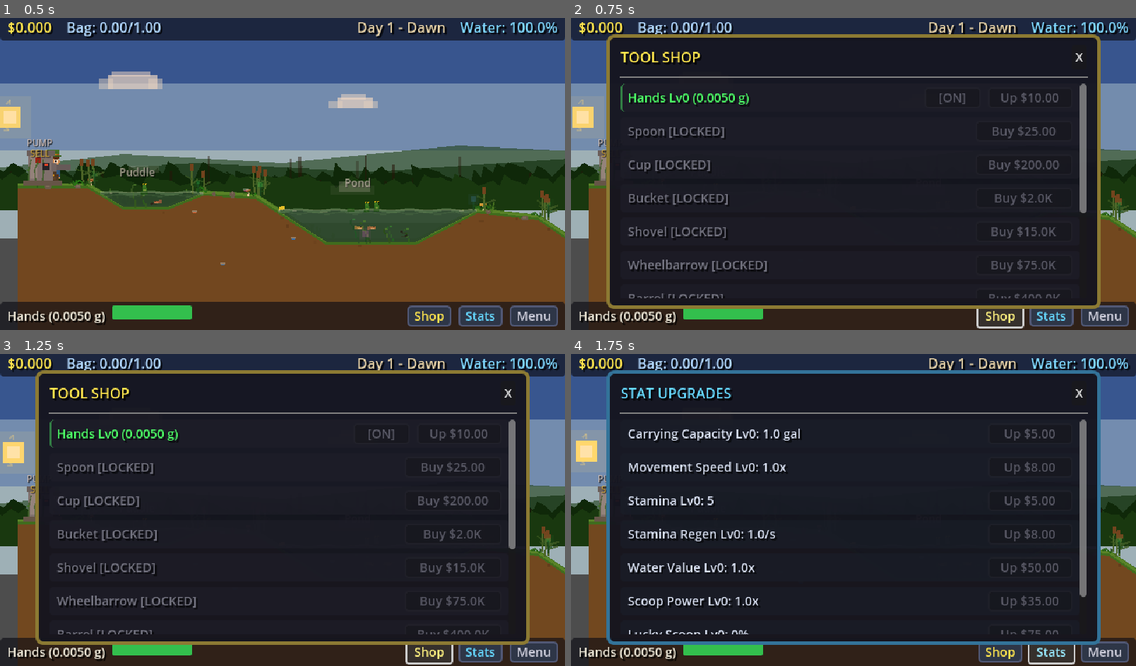
Above: before the commit, frames 1-4 (two rows, left to right).
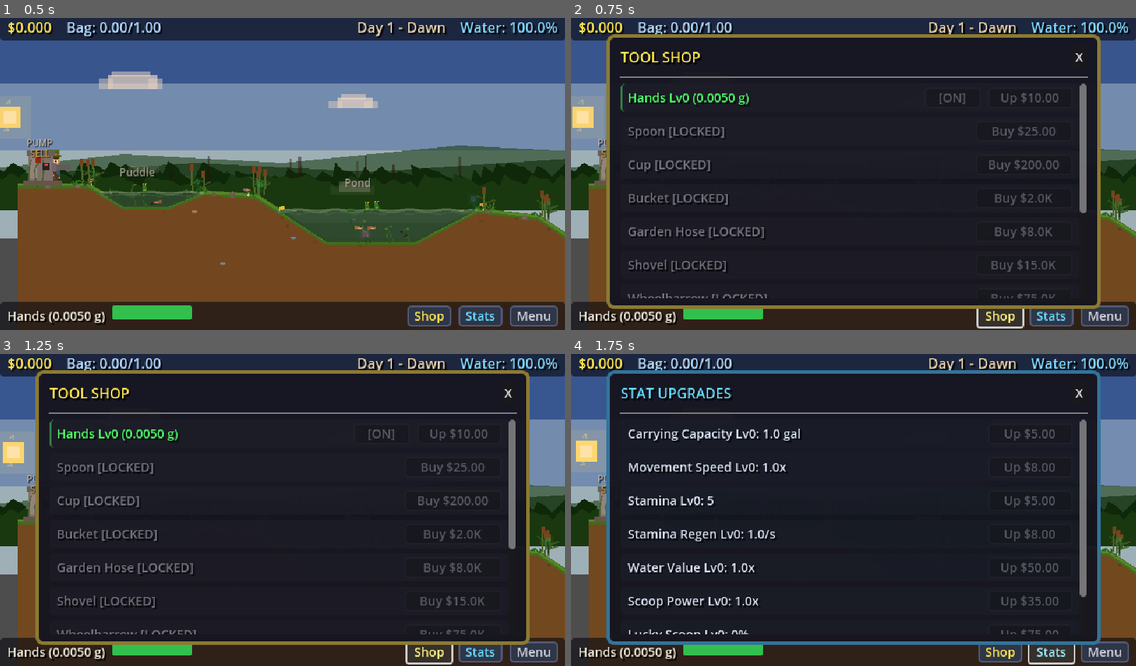
Above: after the commit, the same moments.

Repository: mattmascolo/DrainTheSwamp
Game: Godot game, scene res://scenes/main.tscn
Two runs of this game, one before a commit and one after it. Both use one fixed random seed, a clock stepped at 60 frames per second and the inputs below.
Inputs:
- Up to frame 1 (0.5 s): no input
- Up to frame 2 (0.75 s): click "Shop" at 0.5 s
- Up to frame 3 (1.25 s): no input
- Up to frame 4 (1.75 s): click "Stats" at 1.25 s

Frame 1 is identical in both runs. In frame 2, 1.3% of the frame differs, in the area x 10-87%, y 66-90%; in frame 3, 1.3%; in frame 4, nothing differs.

Commit message:
Fix panel buttons unclickable after pump activation, sort shop by cost
Panels were rebuilding every frame from pump's continuous money_changed
signal, destroying buttons mid-click. Now uses dirty flag + _process()
to refresh at most once per frame and only when visible. Shop sorts
tools by cost instead of hardcoded order field.

Co-Authored-By: Claude Opus 4.6 <noreply@anthropic.com>

Diff:
--- a/scripts/ui/pump_panel.gd
+++ b/scripts/ui/pump_panel.gd
@@ -3,11 +3,18 @@
 @onready var content: VBoxContainer = $MarginContainer/VBoxContainer/ScrollContainer/Content
 @onready var close_button: Button = $MarginContainer/VBoxContainer/TopBar/CloseButton
 
+var _dirty: bool = false
+
 func _ready() -> void:
 	close_button.pressed.connect(func() -> void: visible = false)
-	GameManager.money_changed.connect(func(_m: float) -> void: _refresh())
-	GameManager.pump_changed.connect(func() -> void: _refresh())
+	GameManager.money_changed.connect(func(_m: float) -> void: _dirty = true)
+	GameManager.pump_changed.connect(func() -> void: _dirty = true)
 	visible = false
+
+func _process(_delta: float) -> void:
+	if _dirty and visible:
+		_dirty = false
+		_refresh()
 
 func open() -> void:
 	visible = true
--- a/scripts/ui/shop_panel.gd
+++ b/scripts/ui/shop_panel.gd
@@ -3,13 +3,20 @@
 @onready var tool_list: VBoxContainer = $MarginContainer/VBoxContainer/ScrollContainer/ToolList
 @onready var close_button: Button = $MarginContainer/VBoxContainer/TopBar/CloseButton
 
+var _dirty: bool = false
+
 func _ready() -> void:
 	close_button.pressed.connect(func() -> void: visible = false)
-	GameManager.money_changed.connect(func(_m: float) -> void: _refresh())
-	GameManager.tool_upgraded.connect(func(_t: String, _l: int) -> void: _refresh())
-	GameManager.tool_changed.connect(func(_d: Dictionary) -> void: _refresh())
-	GameManager.camel_changed.connect(func() -> void: _refresh())
+	GameManager.money_changed.connect(func(_m: float) -> void: _dirty = true)
+	GameManager.tool_upgraded.connect(func(_t: String, _l: int) -> void: _dirty = true)
+	GameManager.tool_changed.connect(func(_d: Dictionary) -> void: _dirty = true)
+	GameManager.camel_changed.connect(func() -> void: _dirty = true)
 	visible = false
+
+func _process(_delta: float) -> void:
+	if _dirty and visible:
+		_dirty = false
+		_refresh()
 
 func open() -> void:
 	visible = true
@@ -21,7 +28,7 @@
 		child.queue_free()
 
 	var sorted_tools: Array = GameManager.tool_definitions.keys()
-	sorted_tools.sort_custom(func(a: Variant, b: Variant) -> bool: return GameManager.tool_definitions[a]["order"] < GameManager.tool_definitions[b]["order"])
+	sorted_tools.sort_custom(func(a: Variant, b: Variant) -> bool: return GameManager.tool_definitions[a]["cost"] < GameManager.tool_definitions[b]["cost"])
 
 	for tool_id in sorted_tools:
 		var tid: String = tool_id
@@ -112,12 +119,11 @@
 			buy_btn.text = "Buy %s" % Economy.format_money(defn["cost"])
 			buy_btn.custom_minimum_size = Vector2(110, 0)
 			var prev_owned := true
-			for other_id in sorted_tools:
-				var oid: String = other_id
-				if GameManager.tool_definitions[oid]["order"] == defn["order"] - 1:
-					if not GameManager.tools_owned[oid]["owned"]:
-						prev_owned = false
-					break
+			var tool_index: int = sorted_tools.find(tid)
+			if tool_index > 0:
+				var prev_id: String = sorted_tools[tool_index - 1]
+				if not GameManager.tools_owned[prev_id]["owned"]:
+					prev_owned = false
 			if GameManager.money < defn["cost"] or not prev_owned:
 				buy_btn.disabled = true
 			else:
--- a/scripts/ui/stat_panel.gd
+++ b/scripts/ui/stat_panel.gd
@@ -3,11 +3,18 @@
 @onready var stat_list: VBoxContainer = $MarginContainer/VBoxContainer/ScrollContainer/StatList
 @onready var close_button: Button = $MarginContainer/VBoxContainer/TopBar/CloseButton
 
+var _dirty: bool = false
+
 func _ready() -> void:
 	close_button.pressed.connect(func() -> void: visible = false)
-	GameManager.money_changed.connect(func(_m: float) -> void: _refresh())
-	GameManager.stat_upgraded.connect(func(_s: String, _l: int) -> void: _refresh())
+	GameManager.money_changed.connect(func(_m: float) -> void: _dirty = true)
+	GameManager.stat_upgraded.connect(func(_s: String, _l: int) -> void: _dirty = true)
 	visible = false
+
+func _process(_delta: float) -> void:
+	if _dirty and visible:
+		_dirty = false
+		_refresh()
 
 func open() -> void:
 	visible = true
